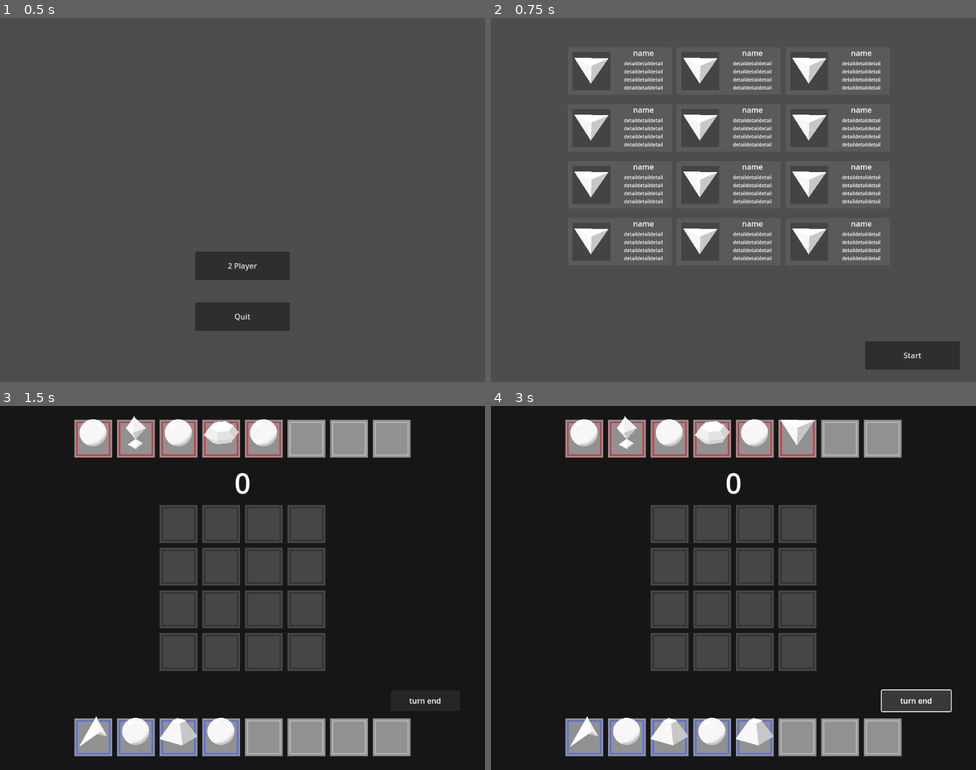
Above: before the commit, frames 1-4 (two rows, left to right).
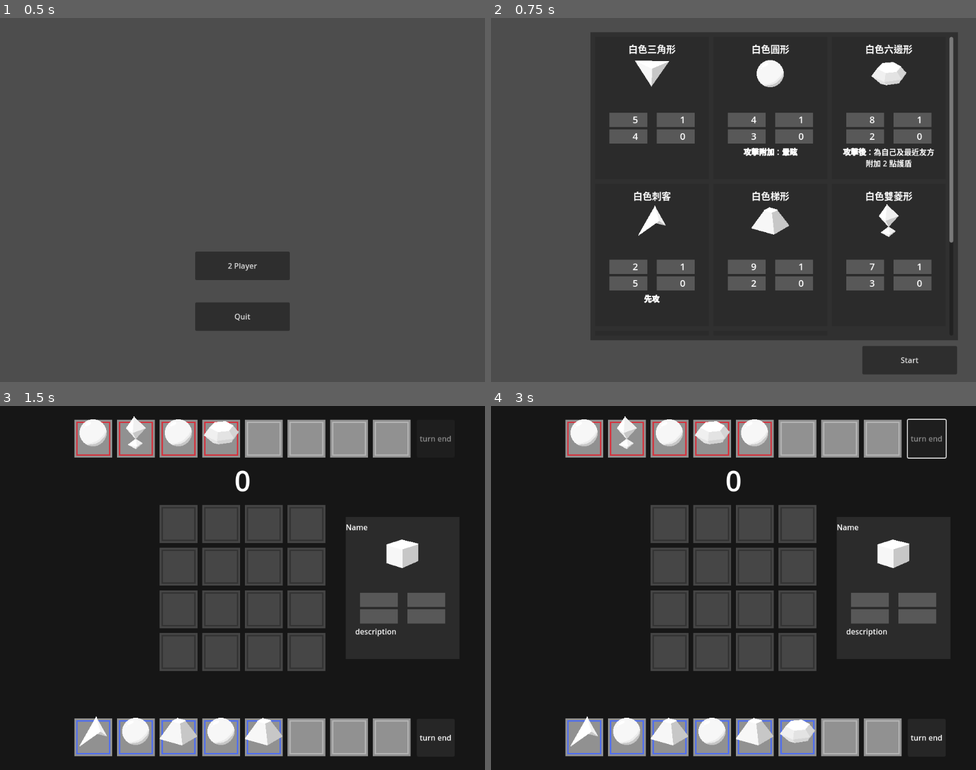
Above: after the commit, the same moments.

Repository: AaronCheng1996/AfternoonBrainstorming_godot
Game: Godot game, scene res://scenes/main.tscn
Same seed, same stepped clock (60 frames per second), same inputs: the game is played once before the commit and once after it.
Inputs:
- Up to frame 1 (0.5 s): no input
- Up to frame 2 (0.75 s): click "2 Player" at 0.5 s
- Up to frame 3 (1.5 s): click "Start" at 1.25 s
- Up to frame 4 (3 s): click "turn end" at 2 s; click "turn end" at 2.75 s

Frame 1 is identical in both runs. In frame 2, 57% of the frame differs, in the area x 17-97%, y 4-98%; in frame 3, 3.0%; in frame 4, 3.9%.

Commit message:
新增功能
新增：
1. 棋子細節增加顯示部分數值
2. 選牌介面更新進度

Diff:
--- /dev/null
+++ b/scenes/UI/piece_detail.tscn
@@ -0,0 +1,54 @@
+[gd_scene load_steps=4 format=3 uid="uid://dmcb5d8o0ctte"]
+
+[ext_resource type="Script" path="res://script/UI/piece_detail.gd" id="1_bogq2"]
+[ext_resource type="Texture2D" uid="uid://oeaknkmvxh4s" path="res://img/piece/standerd/white_cube.png" id="1_mtc4j"]
+[ext_resource type="PackedScene" uid="uid://dro1g6xf0nis0" path="res://scenes/UI/piece_state.tscn" id="3_aeso3"]
+
+[node name="piece_detail" type="Control"]
+custom_minimum_size = Vector2(240, 300)
+layout_mode = 3
+anchors_preset = 0
+script = ExtResource("1_bogq2")
+
+[node name="background" type="ColorRect" parent="."]
+layout_mode = 0
+offset_right = 240.0
+offset_bottom = 300.0
+color = Color(0.169245, 0.169245, 0.169245, 1)
+
+[node name="lbl_piece_name" type="RichTextLabel" parent="."]
+layout_mode = 0
+offset_top = 10.0
+offset_right = 240.0
+offset_bottom = 40.0
+bbcode_enabled = true
+text = "Name"
+
+[node name="piece_icon" type="TextureRect" parent="."]
+layout_mode = 0
+offset_left = 72.0
+offset_top = 30.0
+offset_right = 168.0
+offset_bottom = 126.0
+texture = ExtResource("1_mtc4j")
+
+[node name="lbl_piece_description" type="RichTextLabel" parent="."]
+layout_mode = 0
+offset_left = 20.0
+offset_top = 230.0
+offset_right = 220.0
+offset_bottom = 290.0
+bbcode_enabled = true
+text = "description"
+
+[node name="max_health_state" parent="." instance=ExtResource("3_aeso3")]
+position = Vector2(30, 160)
+
+[node name="score_state" parent="." instance=ExtResource("3_aeso3")]
+position = Vector2(130, 160)
+
+[node name="attack_state" parent="." instance=ExtResource("3_aeso3")]
+position = Vector2(30, 195)
+
+[node name="pattern_state" parent="." instance=ExtResource("3_aeso3")]
+position = Vector2(130, 195)
--- /dev/null
+++ b/scenes/UI/piece_detail_control.tscn
@@ -0,0 +1,13 @@
+[gd_scene load_steps=2 format=3 uid="uid://etsr5kw1bffc"]
+
+[ext_resource type="PackedScene" uid="uid://dmcb5d8o0ctte" path="res://scenes/UI/piece_detail.tscn" id="1_nkobh"]
+
+[node name="Control" type="Control"]
+custom_minimum_size = Vector2(240, 300)
+layout_mode = 3
+anchors_preset = 0
+offset_right = 240.0
+offset_bottom = 300.0
+
+[node name="piece_detail" parent="." instance=ExtResource("1_nkobh")]
+visible = true
--- /dev/null
+++ b/scenes/UI/piece_state.tscn
@@ -0,0 +1,23 @@
+[gd_scene load_steps=2 format=3 uid="uid://dro1g6xf0nis0"]
+
+[ext_resource type="Script" path="res://script/UI/piece_state.gd" id="1_3qc31"]
+
+[node name="piece_state" type="Node2D"]
+script = ExtResource("1_3qc31")
+
+[node name="background" type="ColorRect" parent="."]
+offset_right = 80.0
+offset_bottom = 30.0
+color = Color(0.344076, 0.344076, 0.344076, 1)
+
+[node name="icon" type="TextureRect" parent="."]
+offset_left = 3.0
+offset_top = 3.0
+offset_right = 27.0
+offset_bottom = 27.0
+
+[node name="txt_value" type="RichTextLabel" parent="."]
+offset_left = 30.0
+offset_right = 80.0
+offset_bottom = 30.0
+bbcode_enabled = true
--- a/scenes/deck_build.tscn
+++ b/scenes/deck_build.tscn
@@ -13,22 +13,35 @@
 
 [node name="btn_start" type="Button" parent="."]
 layout_mode = 0
-offset_left = 790.0
-offset_top = 682.0
-offset_right = 990.0
-offset_bottom = 742.0
+offset_left = 784.0
+offset_top = 692.0
+offset_right = 984.0
+offset_bottom = 752.0
 text = "Start"
 
-[node name="Cards" type="GridContainer" parent="."]
-layout_mode = 1
-anchors_preset = 5
-anchor_left = 0.5
-anchor_right = 0.5
-offset_left = -350.0
-offset_top = 62.0
-offset_right = 350.0
-offset_bottom = 562.0
-grow_horizontal = 2
+[node name="background" type="ColorRect" parent="."]
+layout_mode = 0
+offset_left = 210.0
+offset_top = 30.0
+offset_right = 986.0
+offset_bottom = 680.0
+color = Color(0.187176, 0.187176, 0.187176, 1)
+
+[node name="ScrollContainer" type="ScrollContainer" parent="background"]
+custom_minimum_size = Vector2(756, 630)
+layout_mode = 0
+offset_left = 10.0
+offset_top = 10.0
+offset_right = 750.0
+offset_bottom = 640.0
+
+[node name="details" type="GridContainer" parent="background/ScrollContainer"]
+layout_mode = 2
+theme_override_constants/h_separation = 10
+theme_override_constants/v_separation = 10
 columns = 3
 
+[node name="pieces" type="Node2D" parent="."]
+visible = false
+
 [connection signal="pressed" from="btn_start" to="." method="_on_start_button_pressed"]
--- a/scenes/match.tscn
+++ b/scenes/match.tscn
@@ -1,31 +1,11 @@
-[gd_scene load_steps=11 format=3 uid="uid://du428wt07wtcc"]
+[gd_scene load_steps=6 format=3 uid="uid://du428wt07wtcc"]
 
 [ext_resource type="Script" path="res://script/match.gd" id="1_k7rh2"]
 [ext_resource type="PackedScene" uid="uid://brpgbxa0bq0fe" path="res://scenes/component/tilemap_component.tscn" id="2_j5k1m"]
-[ext_resource type="Texture2D" uid="uid://bryypwdb4ppkn" path="res://img/board/board_slot.png" id="3_4sdxq"]
-[ext_resource type="Texture2D" uid="uid://c6x273lnsmbb7" path="res://img/board/hand_slot.png" id="4_mx45s"]
-[ext_resource type="Texture2D" uid="uid://fr2fg45dg8co" path="res://img/board/selected_slot.png" id="5_f154c"]
+[ext_resource type="PackedScene" uid="uid://dmcb5d8o0ctte" path="res://scenes/UI/piece_detail.tscn" id="6_byp26"]
 
-[sub_resource type="TileSetAtlasSource" id="TileSetAtlasSource_bfj3p"]
-texture = ExtResource("3_4sdxq")
-texture_region_size = Vector2i(80, 80)
-0:0/0 = 0
-
-[sub_resource type="TileSetAtlasSource" id="TileSetAtlasSource_neurl"]
-texture = ExtResource("4_mx45s")
-texture_region_size = Vector2i(80, 80)
-0:0/0 = 0
-
-[sub_resource type="TileSetAtlasSource" id="TileSetAtlasSource_yyrd2"]
-texture = ExtResource("5_f154c")
-texture_region_size = Vector2i(80, 80)
-0:0/0 = 0
-
-[sub_resource type="TileSet" id="TileSet_7sx3d"]
-tile_size = Vector2i(90, 90)
-sources/0 = SubResource("TileSetAtlasSource_bfj3p")
-sources/1 = SubResource("TileSetAtlasSource_neurl")
-sources/2 = SubResource("TileSetAtlasSource_yyrd2")
+[sub_resource type="CanvasItemMaterial" id="CanvasItemMaterial_qim31"]
+blend_mode = 1
 
 [sub_resource type="CanvasItemMaterial" id="CanvasItemMaterial_o21ag"]
 blend_mode = 1
@@ -39,7 +19,7 @@
 grow_vertical = 2
 script = ExtResource("1_k7rh2")
 
-[node name="Background" type="ColorRect" parent="."]
+[node name="background" type="ColorRect" parent="."]
 layout_mode = 1
 anchors_preset = 15
 anchor_right = 1.0
@@ -48,54 +28,56 @@
 grow_vertical = 2
 color = Color(0.219501, 0.219501, 0.219501, 1)
 
-[node name="Board" type="ColorRect" parent="."]
+[node name="board" type="ColorRect" parent="."]
 layout_mode = 0
 offset_right = 1024.0
 offset_bottom = 768.0
 color = Color(0.0885599, 0.0885599, 0.0885599, 1)
 
-[node name="TileMap" parent="Board" instance=ExtResource("2_j5k1m")]
+[node name="TileMap" parent="board" instance=ExtResource("2_j5k1m")]
 position = Vector2(152, 24)
-layer_0/tile_data = PackedInt32Array(0, 1, 0, 1, 1, 0, 2, 1, 0, 3, 1, 0, 4, 1, 0, 5, 1, 0, 6, 1, 0, 7, 1, 0, 458752, 1, 0, 458753, 1, 0, 458754, 1, 0, 458755, 1, 0, 458756, 1, 0, 458757, 1, 0, 458758, 1, 0, 458759, 1, 0, 131074, 0, 0, 196610, 0, 0, 262146, 0, 0, 327682, 0, 0, 327683, 0, 0, 262147, 0, 0, 196611, 0, 0, 131076, 0, 0, 131075, 0, 0, 131077, 0, 0, 196613, 0, 0, 262149, 0, 0, 262148, 0, 0, 327684, 0, 0, 327685, 0, 0, 196612, 0, 0)
 
-[node name="slot" type="TileMapLayer" parent="Board/TileMap"]
-use_parent_material = true
-tile_set = SubResource("TileSet_7sx3d")
-rendering_quadrant_size = 90
+[node name="Pieces" type="Node2D" parent="board"]
 
-[node name="attack_target" type="TileMapLayer" parent="Board/TileMap"]
-use_parent_material = true
-tile_set = SubResource("TileSet_7sx3d")
+[node name="Player0" type="Node2D" parent="board/Pieces"]
 
-[node name="select" type="TileMapLayer" parent="Board/TileMap"]
-use_parent_material = true
-tile_set = SubResource("TileSet_7sx3d")
+[node name="Player1" type="Node2D" parent="board/Pieces"]
 
-[node name="Pieces" type="Node2D" parent="Board"]
+[node name="btn_turn_end_0" type="Button" parent="board"]
+material = SubResource("CanvasItemMaterial_qim31")
+layout_mode = 0
+offset_left = 880.0
+offset_top = 29.0
+offset_right = 960.0
+offset_bottom = 109.0
+disabled = true
+text = "turn end"
 
-[node name="Player1" type="Node2D" parent="Board/Pieces"]
-
-[node name="Player2" type="Node2D" parent="Board/Pieces"]
-
-[node name="btn_turn_end" type="Button" parent="."]
+[node name="btn_turn_end_1" type="Button" parent="board"]
 material = SubResource("CanvasItemMaterial_o21ag")
 layout_mode = 0
-offset_left = 825.0
-offset_top = 600.0
-offset_right = 971.0
-offset_bottom = 644.0
+offset_left = 880.0
+offset_top = 660.0
+offset_right = 960.0
+offset_bottom = 740.0
 text = "turn end"
 
-[node name="ScoreLabel" type="Label" parent="."]
+[node name="score_label" type="RichTextLabel" parent="board"]
 layout_mode = 0
 offset_left = 472.0
-offset_top = 120.0
+offset_top = 115.0
 offset_right = 552.0
-offset_bottom = 200.0
-theme_override_font_sizes/font_size = 60
-text = "0"
-horizontal_alignment = 1
-vertical_alignment = 1
+offset_bottom = 198.0
+bbcode_enabled = true
+text = "[font_size=60px][center][color={0}]0[/color][/center][/font_size]"
 
-[connection signal="gui_input" from="Board" to="Board/TileMap" method="_on_board_gui_input"]
-[connection signal="pressed" from="btn_turn_end" to="." method="_on_turn_end_button_pressed"]
+[node name="piece_detail" parent="board" instance=ExtResource("6_byp26")]
+unique_name_in_owner = true
+offset_left = 730.0
+offset_top = 234.0
+offset_right = 730.0
+offset_bottom = 234.0
+
+[connection signal="gui_input" from="board" to="board/TileMap" method="_on_board_gui_input"]
+[connection signal="pressed" from="board/btn_turn_end_0" to="." method="_on_btn_turn_end_0_pressed"]
+[connection signal="pressed" from="board/btn_turn_end_1" to="." method="_on_btn_turn_end_1_pressed"]
--- a/scenes/pieces/white/white_sp.tscn
+++ b/scenes/pieces/white/white_sp.tscn
@@ -33,6 +33,7 @@
 
 [node name="ScoreComponent" parent="." instance=ExtResource("5_qxrs3")]
 unique_name_in_owner = true
+DEAFULT_SCORE = 2
 
 [node name="BuffComponent" parent="." instance=ExtResource("6_dsc6p")]
 unique_name_in_owner = true
--- a/script/Resource/piece.gd
+++ b/script/Resource/piece.gd
@@ -2,7 +2,8 @@
 class_name Piece
 
 var tag := []
-var description : String
+var show_name : String = ""
+var description : String = ""
 var location : Vector2i
 var is_on_board : bool
 var player : int
@@ -12,6 +13,7 @@
 @export var outfit_component : OutfitComponent
 @export var score_component : ScoreComponent
 @export var buff_component : BuffComponent
+@onready var icon = $Icon
 
 #棋子放置時
 func on_piece_set() -> void:
--- /dev/null
+++ b/script/UI/piece_detail.gd
@@ -0,0 +1,54 @@
+extends Control
+class_name PieceDetail
+
+@onready var lbl_piece_name = $lbl_piece_name
+@onready var piece_icon = $piece_icon
+@onready var lbl_piece_description = $lbl_piece_description
+
+@onready var max_health_state = $max_health_state
+@onready var score_state = $score_state
+@onready var attack_state = $attack_state
+@onready var pattern_state = $pattern_state
+
+#顯示棋子細節
+func show_piece_detail(piece: Piece) -> void:
+	if piece:
+		visible = true
+		#圖示
+		if piece.icon:
+			piece_icon.texture = piece.icon.texture
+		#名稱、敘述
+		lbl_piece_name.text = set_font_size(set_font_center(piece.show_name), str(20))
+		lbl_piece_description.text = set_font_size(set_font_center(piece.description), str(16))
+		#最大生命、得分、攻擊力、攻擊模式
+		if piece.health_component:
+			max_health_state.default_value = piece.health_component.DEAFULT_MAX_HEALTH
+			max_health_state.value = piece.health_component.max_health
+			max_health_state.refresh_value_text()
+		else:
+			max_health_state.visible = false
+		if piece.score_component:
+			score_state.default_value = piece.score_component.DEAFULT_SCORE
+			score_state.value = piece.score_component.score
+			score_state.refresh_value_text()
+		else:
+			score_state.visible = false
+		if piece.attack_component:
+			attack_state.default_value = piece.attack_component.DEFAULT_ATK
+			attack_state.value = piece.attack_component.atk
+
+			#補上pattern_state圖示
+			attack_state.refresh_value_text()
+			pattern_state.refresh_value_text()
+		else:
+			attack_state.visible = false
+			pattern_state.visible = false
+	else:
+		visible = false
+
+#置中文字
+func set_font_center(text: String) -> String:
+	return "[center]{0}[/center]".format([text])
+
+func set_font_size(text: String, size: String) -> String:
+	return "[font_size={0}]{1}[/font_size]".format([size, text])
--- /dev/null
+++ b/script/UI/piece_state.gd
@@ -0,0 +1,31 @@
+extends Node2D
+class_name PieceState
+
+@onready var icon = $icon
+@onready var txt_value = $txt_value
+@export var icon_texture : CompressedTexture2D
+var value : int = 0
+var default_value : int = 0
+
+func _ready() -> void:
+	if icon_texture:
+		icon.texture = icon_texture
+
+func refresh_value_text() -> void:
+	if txt_value:
+		var text = str(value)
+		if value > default_value:
+			text = set_font_color(text, "green")
+		elif value < default_value:
+			text = set_font_color(text, "red")
+		txt_value.text = set_font_center(set_font_size(text, "20"))
+
+#置中文字
+func set_font_center(text: String) -> String:
+	return "[center]{0}[/center]".format([text])
+
+func set_font_size(text: String, size: String) -> String:
+	return "[font_size={0}]{1}[/font_size]".format([size, text])
+
+func set_font_color(text: String, color: String) -> String:
+	return "[color={0}]{1}[/color]".format([color, text])
--- a/script/component/tilemap_component.gd
+++ b/script/component/tilemap_component.gd
@@ -4,8 +4,8 @@
 var gird_size = 4
 var hand_size = 8
 var dic = {}
-var mouse_on_button = false
-var piece_select = null
+var piece_select : Piece = null
+var current_player : int = -1
 
 
 func _ready() -> void:
@@ -24,11 +24,18 @@
 
 func _process(delta: float) -> void:
 	reset(2)
-	if piece_select:
+	if piece_select: #有選定棋子，顯示可動目標
 		set_cell(2, piece_select.location, 1, Vector2i(0, 0), 0)
 		var tile = local_to_map(get_local_mouse_position())
-		#有選定棋子，且目的為可移動範圍
-		if dic.has(str(tile)) and not tile == piece_select.location and (tile.y == piece_select.player * 7 or (tile.y != 0 and tile.y != 7)):
+		if tile == piece_select.location: #排除自己
+			return
+		if piece_select.player != current_player: #排除對方棋子
+			return
+		if piece_select.outfit_component: #排除在場上且不能移動時
+			if piece_select.outfit_component.MOVE_BUTTON.disabled and is_on_board(piece_select.location):
+				return
+		#顯示可動目標
+		if dic.has(str(tile)) and (tile.y == piece_select.player * 7 or (tile.y != 0 and tile.y != 7)):
 			set_cell(2, tile, 2, Vector2i(0, 0), 0)
 
 #顯示攻擊對象
@@ -51,3 +58,10 @@
 		var tile = local_to_map(get_local_mouse_position())
 		if dic.has(str(tile)):
 			emit_signal("tile_selected", tile)
+
+#判斷是否在棋盤上
+func is_on_board(location: Vector2i) -> bool:
+	if location.x >= 2 and location.x <= 5:
+		if location.y >= 2 and location.y <= 5:
+			return true
+	return false
--- a/script/deck_build.gd
+++ b/script/deck_build.gd
@@ -1,15 +1,13 @@
 extends Control
 
-@onready var card_scene = preload("res://scenes/piece_card.tscn")
-@onready var card_grid = $Cards
+@onready var piece_detail = preload("res://scenes/UI/piece_detail.tscn")
+@onready var piece_grid = $background/ScrollContainer/details
 @onready var btn_start = $btn_start
+@onready var pieces = $pieces
 
 var deck_size = 12
 var deck := []
-
-var offset = Vector2(0, 0)
-
-var piece_type = [
+var piece_types = [
 	"res://scenes/pieces/white/white_adc.tscn",
 	"res://scenes/pieces/white/white_ap.tscn",
 	"res://scenes/pieces/white/white_apt.tscn",
@@ -29,10 +27,15 @@
 		#測試用
 		create_test_deck(i)
 
-	for i in range(12):
-		var new_card = card_scene.instantiate()
-		new_card.global_position = Vector2((i % 3) * 230, (i / 3) * 120) + offset
-		card_grid.add_child(new_card)
+	var count = 0
+	for i in range(piece_types.size()):
+		var piece_scene = load(piece_types[i])
+		var new_piece : Piece = piece_scene.instantiate()
+		pieces.add_child(new_piece)
+		var new_piece_detail = piece_detail.instantiate()
+		piece_grid.add_child(new_piece_detail)
+		new_piece_detail.show_piece_detail(new_piece)
+		#new_piece_detail.position = Vector2(10 + (i % 3) * 250, 10 + (i / 3) * 310)
 
 # Called every frame. 'delta' is the elapsed time since the previous frame.
 func _process(delta: float) -> void:
@@ -48,9 +51,8 @@
 
 func create_test_deck(player: int) -> void:
 	for i in range(deck_size):
-		var random_index = randi() % piece_type.size()
-		var piece_scene = load(piece_type[random_index])
-
+		var random_index = randi() % piece_types.size()
+		var piece_scene = load(piece_types[random_index])
 		var new_piece = piece_scene.instantiate()
 		new_piece.player = player
 		new_piece.is_on_board = false
--- a/script/match.gd
+++ b/script/match.gd
@@ -1,10 +1,13 @@
 extends Control
 #棋子
-@onready var board = $Board
-@onready var p1_pieces = $Board/Pieces/Player1
-@onready var p2_pieces = $Board/Pieces/Player2
-@onready var tilemap = $Board/TileMap
-@onready var score_label = $ScoreLabel
+@onready var board = $board
+@onready var p0_pieces = $board/Pieces/Player0
+@onready var p1_pieces = $board/Pieces/Player1
+@onready var tilemap = $board/TileMap
+@onready var score_label = $board/score_label
+@onready var p0_end_button = $board/btn_turn_end_0
+@onready var p1_end_button = $board/btn_turn_end_1
+@onready var piece_detail = %piece_detail
 #牌庫
 var deck_size : int = 12
 var deck := []
@@ -23,8 +26,9 @@
 #選定的棋子
 var piece_selected : Piece = null
 #當前回合
-var player_turn : int = 0
+var player_turn : int = 1
 #分數
+var score_color : String = "white"
 var score : int = 0
 
 #生成
@@ -46,7 +50,7 @@
 			draw_piece(player)
 
 	tilemap.tile_selected.connect(_on_tile_clicked)
-	start_turn(0)
+	start_turn(player_turn)
 
 #region 流程
 
@@ -56,6 +60,7 @@
 
 #回合開始
 func start_turn(player: int) -> void:
+	tilemap.current_player = player
 	#所有場上棋子
 	for index in board_piece_dic:
 		if board_piece_dic[index] is int:
@@ -74,17 +79,27 @@
 		var piece = board_piece_dic[index]
 		#計分
 		score += piece.get_score(player_turn)
-		score_label.text = str(score)
+		if score < 0:
+			score_color = "red"
+		elif score > 0:
+			score_color = "blue"
+		else:
+			score_color = "white"
+		score_label.text = "[font_size=60][center][color={0}]{1}[/color][/center][/font_size]".format([score_color, str(abs(score))])
 		#棋子執行回合結束效果
 		piece.on_turn_end(player_turn)
 
 	#解除所有鎖定
 	select_piece(null)
 	#換邊開始回合
-	if player_turn == 0:
+	if player_turn == 1:
+		player_turn = 0
+		p0_end_button.disabled = false
+		p1_end_button.disabled = true
+	else:
 		player_turn = 1
-	else:
-		player_turn = 0
+		p0_end_button.disabled = true
+		p1_end_button.disabled = false
 	start_turn(player_turn)
 
 #抽牌
@@ -98,9 +113,9 @@
 
 	var piece = deck[player].pop_front()
 	if player == 0:
+		p0_pieces.add_child(piece)
+	else:
 		p1_pieces.add_child(piece)
-	else:
-		p2_pieces.add_child(piece)
 	var empty = hand_piece_array[player].find(0)
 
 	piece.global_position = tilemap.map_to_local(Vector2(empty, player * 7)) + icon_offset
@@ -160,14 +175,18 @@
 
 #滑鼠在棋子圖示上，顯示詳細資料
 func _on_mouse_in_icon(piece: Piece) -> void:
+	piece_detail.show_piece_detail(piece)
 	pass
 
 #滑鼠離開棋子圖示上，不再顯示詳細資料
 func _on_mouse_out_icon(piece: Piece) -> void:
+	piece_detail.show_piece_detail(piece_selected)
 	pass
 
 #滑鼠在攻擊鍵上，顯示攻擊範圍
 func _on_mouse_in_attack(piece: Piece) -> void:
+	if piece.outfit_component.ATTACK_BUTTON.disabled:
+		return
 	var targets = get_attackable_pieces(piece)
 	tilemap.highlight_tiles(piece.get_target_location(targets))
 
@@ -182,8 +201,12 @@
 	piece.queue_free()
 
 #切換回合按鍵
-func _on_turn_end_button_pressed() -> void:
+func _on_btn_turn_end_1_pressed() -> void:
 	end_turn()
+
+func _on_btn_turn_end_0_pressed() -> void:
+	end_turn()
+
 
 #endregion
 
@@ -199,6 +222,7 @@
 		piece_selected = piece
 		piece_selected.select_effect(true, piece_selected.is_on_board and piece_selected.player == player_turn)
 		tilemap.piece_select = piece
+		piece_detail.show_piece_detail(piece_selected)
 	else: #取消選定
 		if piece_selected == null:
 			return
@@ -276,8 +300,8 @@
 #可能攻擊對象
 func get_attackable_pieces(piece: Piece) -> Array:
 	var targets := []
+	targets.append_array(p0_pieces.get_children())
 	targets.append_array(p1_pieces.get_children())
-	targets.append_array(p2_pieces.get_children())
 	#只可攻擊場上棋子
 	targets = targets.filter(func(target):
 		return target.is_on_board
--- a/script/pieces/white/white_adc.gd
+++ b/script/pieces/white/white_adc.gd
@@ -1,2 +1,5 @@
 extends Piece
 class_name WhiteADC
+
+func _init() -> void:
+	show_name = "白色三角形"
--- a/script/pieces/white/white_ap.gd
+++ b/script/pieces/white/white_ap.gd
@@ -1,8 +1,13 @@
 extends Piece
 class_name WhiteAP
+
+func _init() -> void:
+	show_name = "白色圓形"
+	description = "[b]攻擊附加[/b]：[b]暈眩[/b]"
 
 func _on_attack_component_on_hit(target: Piece) -> void:
 	var stun_debuff = Stun.new()
 	stun_debuff.name = "stun"
+	stun_debuff.description = "This piece is stunned.\n Can't attack and gain score"
 	stun_debuff.duration = 1
 	target.buff_component.add_buff(stun_debuff)
--- a/script/pieces/white/white_apt.gd
+++ b/script/pieces/white/white_apt.gd
@@ -1,5 +1,13 @@
 extends Piece
 class_name WhiteAPT
+
+func _init() -> void:
+	show_name = "白色六邊形"
+	description = "[b]攻擊後[/b]：為自己及最近友方\n附加 2 點護盾"
+
+func _process(delta: float) -> void:
+	if attack_component:
+		description = "[b]攻擊後[/b]：為自己及最近友方\n附加 {0} 點護盾".format([attack_component.atk])
 
 #攻擊改為最近友方附加兩點護盾
 func attack(targets: Array) -> void:
--- a/script/pieces/white/white_ass.gd
+++ b/script/pieces/white/white_ass.gd
@@ -1,5 +1,9 @@
 extends Piece
 class_name WhiteAss
+
+func _init() -> void:
+	show_name = "白色刺客"
+	description = "[b]先攻[/b]"
 
 #棋子放置時
 func on_piece_set() -> void:
--- a/script/pieces/white/white_hf.gd
+++ b/script/pieces/white/white_hf.gd
@@ -1,2 +1,5 @@
 extends Piece
 class_name WhiteHF
+
+func _init() -> void:
+	show_name = "白色梯形"
--- a/script/pieces/white/white_lf.gd
+++ b/script/pieces/white/white_lf.gd
@@ -1,2 +1,5 @@
 extends Piece
 class_name WhiteLF
+
+func _init() -> void:
+	show_name = "白色雙菱形"
--- a/script/pieces/white/white_sp.gd
+++ b/script/pieces/white/white_sp.gd
@@ -1,8 +1,13 @@
 extends Piece
 class_name WhiteSP
 
+func _init() -> void:
+	show_name = "白色鑽石"
+
+"""
 #回合結束時
 func on_turn_end(player_turn: int) -> void:
+
 	if player_turn != player:
 		return
 	#增加得分buff
@@ -21,3 +26,4 @@
 			score_buff.tag.append_array(["buff"])
 			buff_component.add_buff(score_buff)
 	tick()
+"""
--- a/script/pieces/white/white_tank.gd
+++ b/script/pieces/white/white_tank.gd
@@ -1,2 +1,5 @@
 extends Piece
 class_name WhiteTank
+
+func _init() -> void:
+	show_name = "白色方形"
